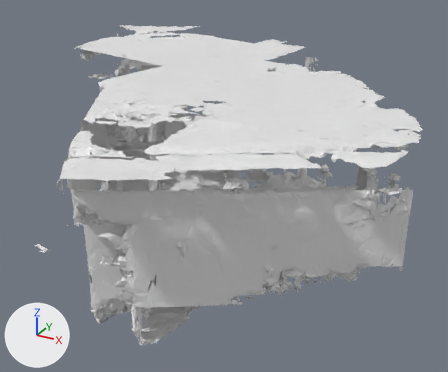
The OBJ model src/unity/unity-vision-demo/Assets/HoloToolkit/SpatialMapping/Tests/Support/SRMesh.obj, before and after one commit.
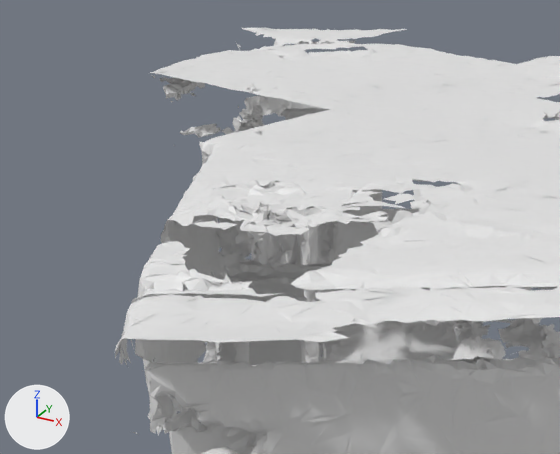
There are two pictures of each version: one whole from a 50 mm camera at (3.89, -6.72, 3.98) aimed at (-0.86, 1.9, -0.33), one close up on the part from 0% to 62% of the width and 3% to 63% of the height. Lighting does not change. The marker at lower left points along +X, +Y and +Z. Where no turn or scale is listed for an object, it has been applied to the vertices.
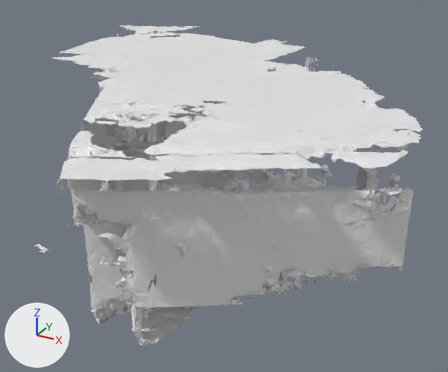
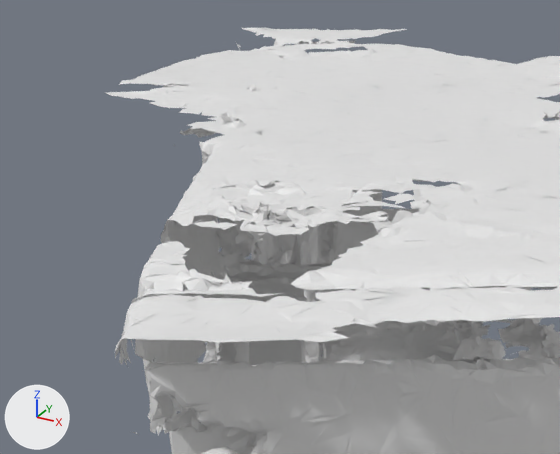
What changed in the scene script:
```text
Add me_object_20:
    me_object_20.from_pydata(...)  # 477 vertices, 779 faces; spans x -4.39..-1.89, y 0.73..2.43, z 1.58..1.72
Add ob_object_20:
    ob_object_20 = bpy.data.objects.new('Object.20', me_object_20)
    ob_object_20.location = (0.0, 0.0, 0.0)
```

Boxes [x1, y1, x2, y2] around the edits, measured in the close-ups (560 x 454 px):
'Object.20', added: after [106, 71, 344, 135]
